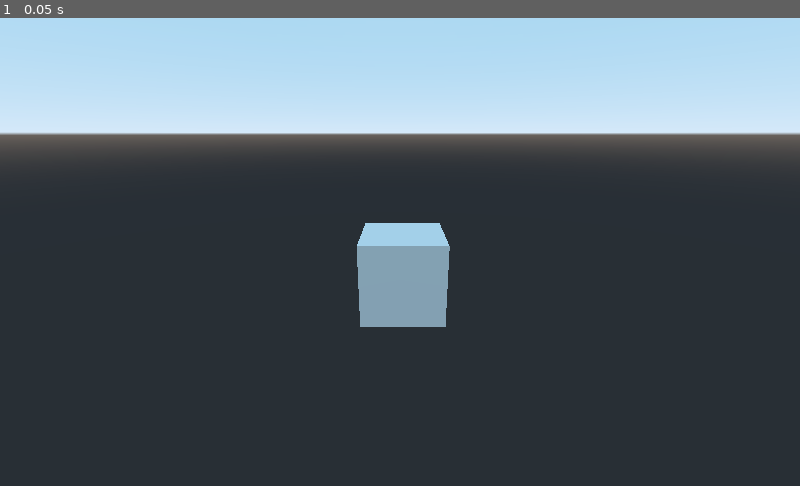
Above: before the commit, frame 1.
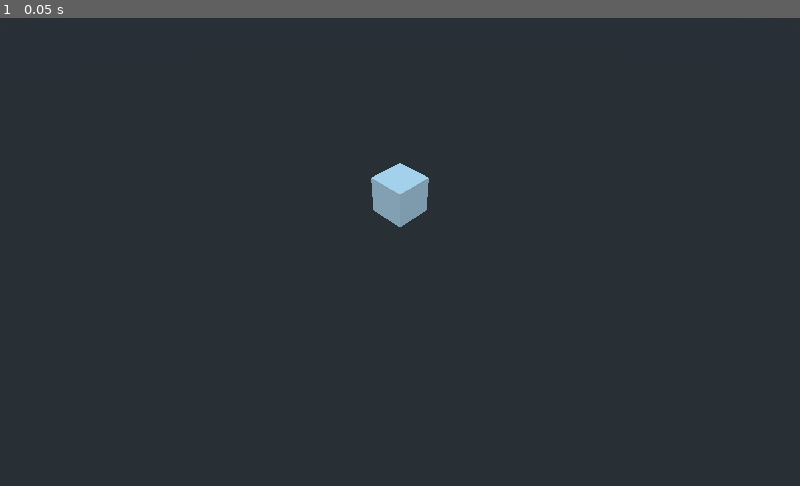
Above: after the commit, the same moment.

Repository: adngdb/ldjam45
Game: Godot game, scene res://Scenes/Main.tscn
The game is run twice, just before and just after one commit, with the same random seed, the same clock (stepped at 60 frames per second) and the same inputs. Before the commit the project starts from res://Scenes/Player.tscn.
Inputs:
- Up to frame 1 (0.05 s): no input

The runs differ from the first frame. In frame 1, 32% of the frame differs, in the area x 0-100%, y 0-67%.

Commit message:
Add Main scene

Diff:
--- /dev/null
+++ b/Scenes/Main.tscn
@@ -0,0 +1,10 @@
+[gd_scene load_steps=2 format=2]
+
+[ext_resource path="res://Scenes/Player.tscn" type="PackedScene" id=1]
+
+[node name="Main" type="Spatial"]
+
+[node name="Player" parent="." instance=ExtResource( 1 )]
+
+[node name="Camera" type="Camera" parent="Player"]
+transform = Transform( 0.707107, -0.5, 0.5, 0, 0.707107, 0.707107, -0.707107, -0.5, 0.5, 10, 10, 10 )
--- a/Scenes/Player.tscn
+++ b/Scenes/Player.tscn
@@ -7,6 +7,3 @@
 [node name="MeshInstance" type="MeshInstance" parent="."]
 mesh = SubResource( 1 )
 material/0 = null
-
-[node name="Camera" type="Camera" parent="."]
-transform = Transform( 1, 0, 0, 0, 0.942779, 0.33342, 0, -0.33342, 0.942779, -0.067482, 3.27699, 7.8027 )
--- a/project.godot
+++ b/project.godot
@@ -16,7 +16,7 @@
 [application]
 
 config/name="LD45"
-run/main_scene="res://Scenes/Player.tscn"
+run/main_scene="res://Scenes/Main.tscn"
 
 [rendering]
 
